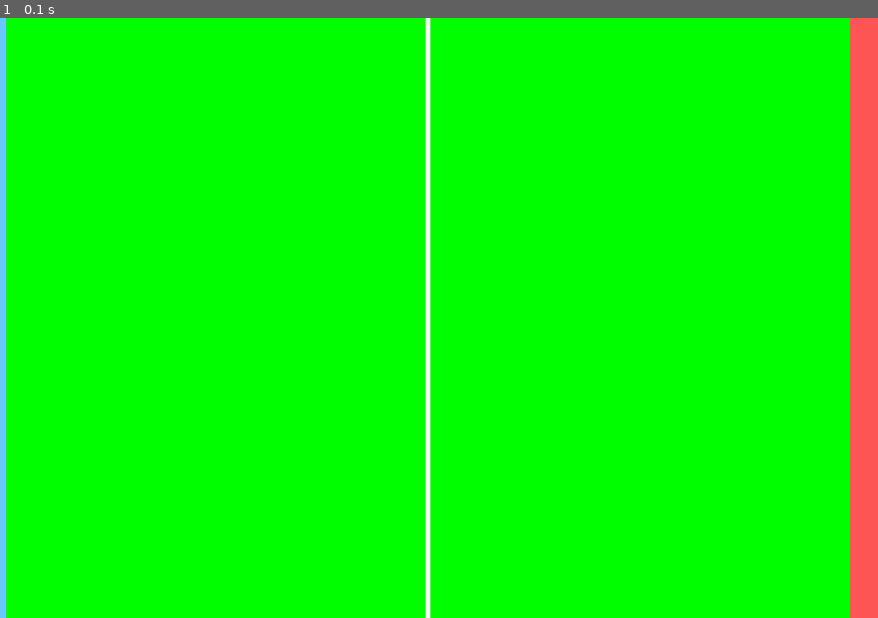
Above: before the commit, frame 1.
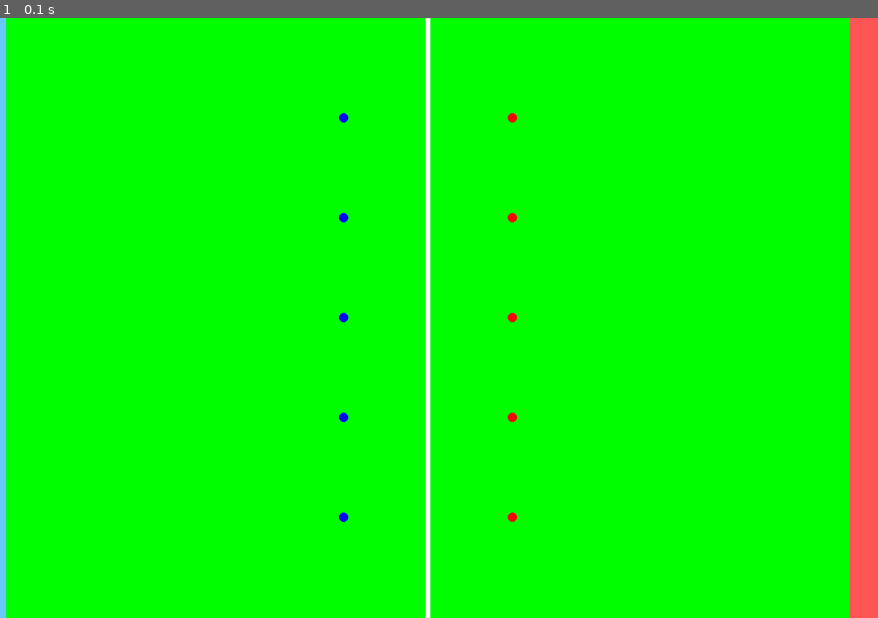
Above: after the commit, the same moment.

Repository: RL-RedLeaf/DiscUI
Game: pygame game, started from main.py
Two runs of this game, one before a commit and one after it. Both use one fixed random seed, a clock stepped at 60 frames per second and the inputs below.
Inputs:
- Up to frame 1 (0.1 s): no input

The runs differ from the first frame. In frame 1, 0.1% of the frame differs, in the area x 38-59%, y 15-84%.

Commit message:
Player Visible
Players are know visible

Diff:
--- a/DiscUI.py
+++ b/DiscUI.py
@@ -14,7 +14,7 @@
         self.disc=Disc(self.event_bus)
         #创建游戏所需实体
 
-        self.game_state=GameState(self.team1,self.team2,self.disc,self.screen)
+        self.game_state=GameState({1:self.team1,2:self.team2},self.disc,self.screen)
 
         self.subscribe_main_event() #订阅所需事件
 
@@ -22,12 +22,13 @@
     def change_disc_state(self,event):
         pass
     def change_team_state(self,event):
-        pass
+        print("team update")
+        self.game_state.teams[event.team.team_id]=event.team
     def change_score(self,event):
         pass
 
     def subscribe_main_event(self):
-        pass
+        self.event_bus.subscribe(TeamStateEvent,self.change_team_state)
 
 
     def start_game(self):                   #发布开始游戏事件，包含游戏得分区等信息，应被所有实体订阅
@@ -35,10 +36,12 @@
         self.event_bus.publish(GameStartEvent(
             self,None,
             {self.team1.team_id:self.player_num,self.team2.team_id:self.player_num},
-            {self.team1.team_id:(0,0,60,1280),self.team2.team_id:(1860,0,60,1280)}))
+            {self.team1.team_id:(0,0,60,1280),self.team2.team_id:(1860,0,60,1280)},
+            {self.team1.team_id:[(1920//2-180,1280//(self.player_num+1)*(i+1)) for i in range(self.player_num+1)],self.team2.team_id:[(1920//2+180,1280//(self.player_num+1)*(j+1)) for j in range(self.player_num+1)]}))
 
     def mainloop(self):                     #主循环
         self.event_bus.publish(self.game_state) #发布当前游戏状态
+
         self.DiscUI.draw_new_state(self.game_state)            #绘制界面
 
 
@@ -93,18 +96,20 @@
 
 
 class TeamStateEvent(Event):
-    pass
+    def __init__(self,team,sender,target=None):
+        super().__init__(sender,target)
+        self.team=team
 
 class ScoreEvent(Event):
     pass
 
 #开始游戏事件
 class GameStartEvent(Event):
-    def __init__(self,sender,target,team_player_num,score_loc):
+    def __init__(self,sender,target,team_player_num,score_loc,pos_dict):
         super().__init__(sender,target)
         self.team_player_num=team_player_num
         self.score_loc = score_loc #得分区列表
-
+        self.pos_dict=pos_dict
 #实体-父类，包含位置、事件总线
 class Entity:
     def __init__(self,event_bus):
@@ -121,17 +126,17 @@
         self.player_list=[]
         self.team_id=team_id
         self.event_bus=event_bus
-
+        self.event_bus.subscribe(GameStartEvent,self.create_players)
 
     def team_agent(self):               #进行队伍决策
         pass
 
     def create_players(self,event):     #num为队员数量，pos_list为包含每位队员坐标的列表。应订阅GameStartEvent
         num=event.team_player_num[self.team_id]
-        pos_list=[[0,0]*num]
+        pos_list=event.pos_dict[self.team_id]
         for i in range(num):
             self.player_list.append(Player(i,self.team_id,pos_list[i],self.event_bus,self))
-
+        self.event_bus.publish(TeamStateEvent(self,self))
         pass
 
     def mainloop(self):                 #团队主进程，包括更新队伍状态，进行计算/决策等
@@ -166,11 +171,12 @@
         pass
 
 class GameState:                         #游戏主状态，用于传达所有游戏状态，应被所有实体订阅
-    def __init__(self,team1:Team,team2:Team,disc:Disc,screen):
-        self.team1=team1
-        self.team2=team2
+    def __init__(self,teams,disc:Disc,screen):
+        self.teams=teams
         self.disc=disc
         self.screen=screen
+
+
 
 import pygame
 #使用pygame进行可视化
@@ -193,6 +199,12 @@
         pygame.draw.rect(self.screen,(104,202,255),self.score_loc[0])  #得分区1
         pygame.draw.rect(self.screen,(255,86,86),self.score_loc[1])    #得分区2
         pygame.draw.rect(self.screen, "white", (955, 0, 10, 1280))#中线
+        for team in list(event.teams.values()):
+            # print(team)
+            for player in team.player_list:
+                # print(player)
+                pygame.draw.circle(self.screen,"blue" if player.team_id==1 else "red",player.pos,10)
+
         pygame.display.flip()
         # self.clock.tick(60)
 
